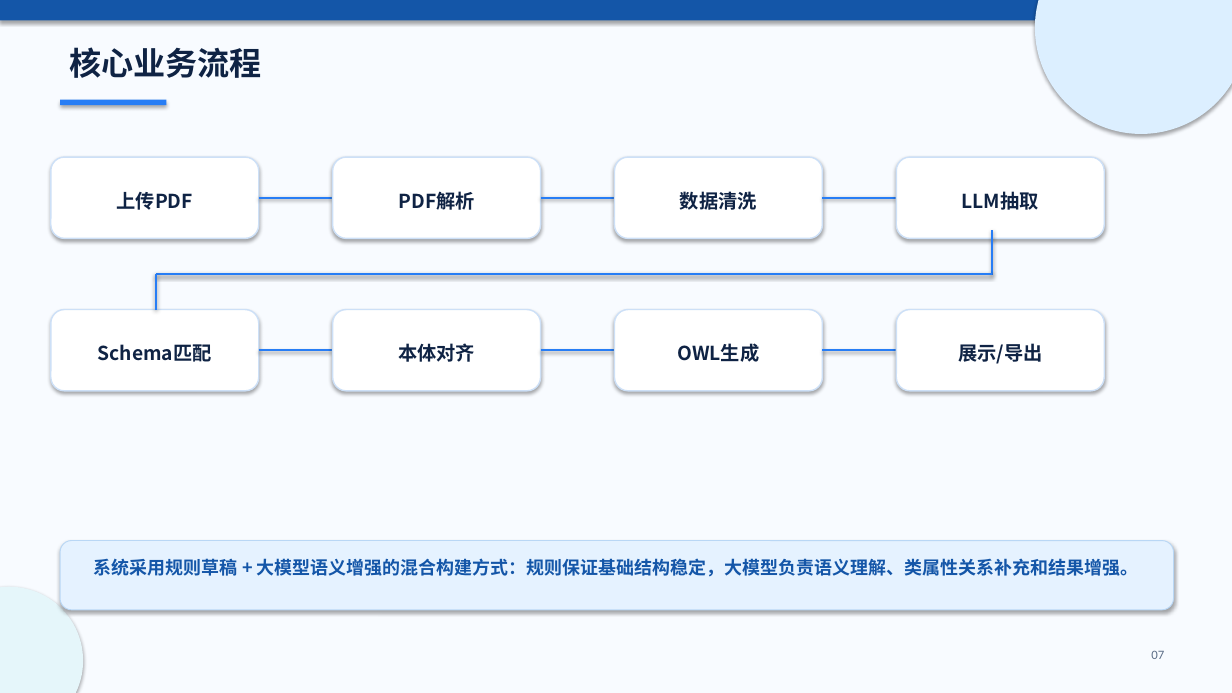
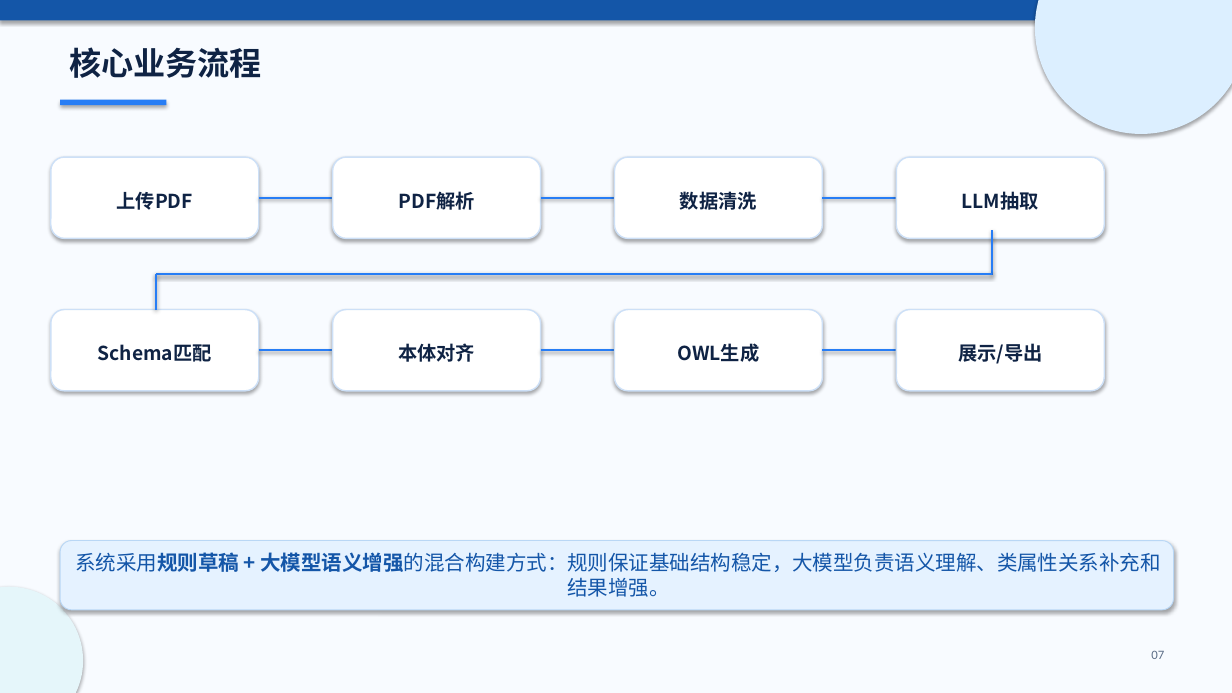
Before and after one commit to czx812/edu-ontology-system, a slide deck: slide 7 of docs/基于大模型智能体的教育本体构建系统_成果展示版.pptx. Drawn at 1232x693 pixels with LibreOffice and Linux fonts; fonts in the diff are those of the drawing. Boxes give left, top, right and bottom in pixels: in the first picture for what was removed or moved away, otherwise in the second. Text is boxed around its words. In the diff, an @@ line names an element or a change of style, - is before the commit and + after.

```diff
--- a/docs/基于大模型智能体的教育本体构建系统_成果展示版.pptx
+++ b/docs/基于大模型智能体的教育本体构建系统_成果展示版.pptx
@@ text "系统采用规则草稿 + 大模型语义增强的混合构建方式：规则保证基础结构稳定，大模型负责语义理解、类属性关系补充和结果增强。": place and size @@
-text "系统采用规则草稿 + 大模型语义增强的混合构建方式：规则保证基础结构稳定，大模型负责语义理解、类属性关系补充和结果增强。" at (94, 558, 1139, 577)
+text "系统采用规则草稿 + 大模型语义增强的混合构建方式：规则保证基础结构稳定，大模型负责语义理解、类属性关系补充和结果增强。" at (75, 552, 1160, 597)
@@ text "系统采用规则草稿 + 大模型语义增强的混合构建方式：规则保证基础结构稳定，大模型负责语义理解、类属性关系补充和结果增强。" at (75, 552, 1160, 597): size 14 to 16 pt; bold off in "系统采用规则草稿 大模型语义增强的混合构建方式：规则保证基础结构稳定，大模型负责语义理解、类属性关系补充和结果增强。" @@
```
Also in this commit, not shown: 8 other slides changed, 3 slides added, 29 other files.
